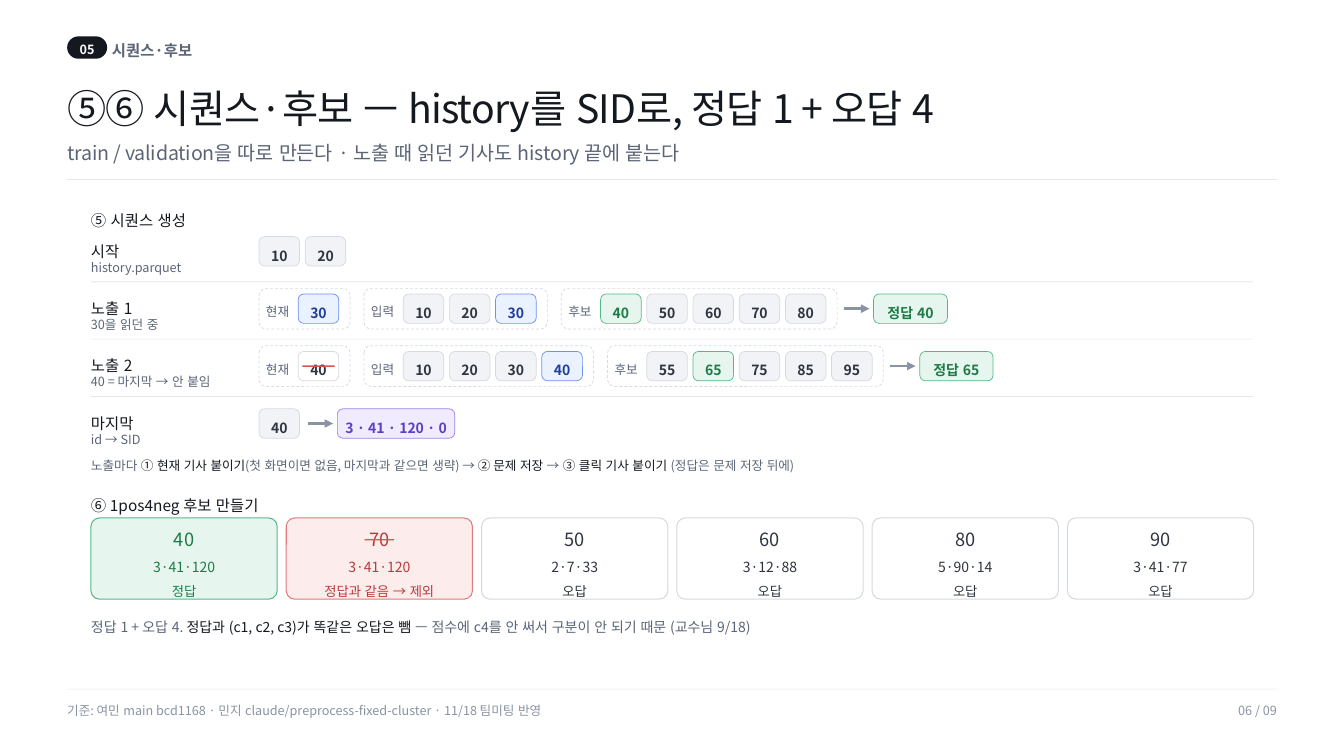
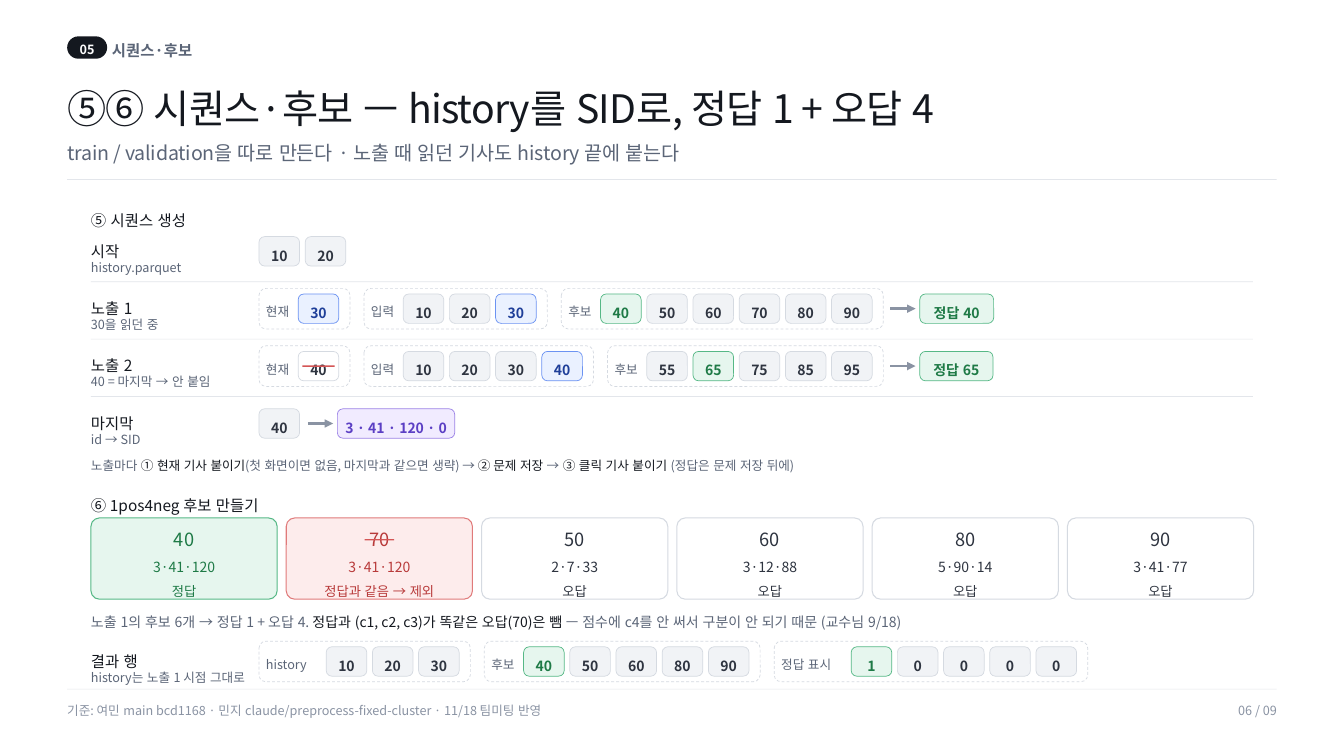
Before and after one commit to minji1217/SID_Project, a slide deck: slide 6 of reports/slides/파이프라인_전체흐름.pptx. Drawn at 1344x756 pixels with LibreOffice and Linux fonts; fonts in the diff are those of the drawing. Boxes give left, top, right and bottom in pixels: in the first picture for what was removed or moved away, otherwise in the second. Text is boxed around its words. In the diff, an @@ line names an element or a change of style, - is before the commit and + after.

```diff
--- a/reports/slides/파이프라인_전체흐름.pptx
+++ b/reports/slides/파이프라인_전체흐름.pptx
@@ rounded rectangle: place and size @@
-rounded rectangle at [562,288,838,329]
+rounded rectangle at [562,288,883,329]
@@ rounded rectangle added at [832,294,872,324], fill #F1F3F6, outline #D5DAE1 0.5 pt, 10 pt, text #2E3440, bold @@
+90
@@ rounded rectangle "정답 40": place and size @@
-rounded rectangle "정답 40" at [874,294,948,324]
+rounded rectangle "정답 40" at [920,294,993,324]
@@ freeform shape: place and size @@
-freeform shape at [845,309,870,309]
+freeform shape at [890,309,915,309]
@@ text at [91,615,901,630]: text changed @@
-정답 1 + 오답 4. 정답과 (c1, c2, c3)가 똑같은 오답은 뺌 — 점수에 c4를 안 써서 구분이 안 되기 때문 (교수님 9/18)
+노출 1의 후보 6개 → 정답 1 + 오답 4. 정답과 (c1, c2, c3)가 똑같은 오답(70)은 뺌 — 점수에 c4를 안 써서 구분이 안 되기 때문 (교수님 9/18)
@@ text added at [91,654,138,668], 11 pt, text #14181F @@
+결과 행
@@ rounded rectangle added at [259,641,471,682], outline #D5DAE1 0.5 pt dashed @@
@@ text added at [266,659,307,672], 9 pt, text #5B6577 @@
+history
@@ rounded rectangle added at [327,647,367,677], fill #F1F3F6, outline #D5DAE1 0.5 pt, 10 pt, text #2E3440, bold @@
+10
@@ rounded rectangle added at [372,647,412,677], fill #F1F3F6, outline #D5DAE1 0.5 pt, 10 pt, text #2E3440, bold @@
+20
@@ rounded rectangle added at [418,647,459,677], fill #F1F3F6, outline #D5DAE1 0.5 pt, 10 pt, text #2E3440, bold @@
+30
@@ rounded rectangle added at [485,641,761,682], outline #D5DAE1 0.5 pt dashed @@
@@ text added at [491,658,514,670], 9 pt, text #5B6577 @@
+후보
@@ rounded rectangle added at [523,647,564,677], fill #E6F6EE, outline #56B886 0.5 pt, 10 pt, text #1E7A46, bold @@
+40
@@ rounded rectangle added at [570,647,610,677], fill #F1F3F6, outline #D5DAE1 0.5 pt, 10 pt, text #2E3440, bold @@
+50
@@ rounded rectangle added at [616,647,656,677], fill #F1F3F6, outline #D5DAE1 0.5 pt, 10 pt, text #2E3440, bold @@
+60
@@ rounded rectangle added at [662,647,703,677], fill #F1F3F6, outline #D5DAE1 0.5 pt, 10 pt, text #2E3440, bold @@
+80
@@ rounded rectangle added at [709,647,749,677], fill #F1F3F6, outline #D5DAE1 0.5 pt, 10 pt, text #2E3440, bold @@
+90
@@ rounded rectangle added at [774,641,1088,682], outline #D5DAE1 0.5 pt dashed @@
@@ text added at [781,658,831,670], 9 pt, text #5B6577 @@
+정답 표시
@@ rounded rectangle added at [851,647,891,677], fill #E6F6EE, outline #56B886 0.5 pt, 10 pt, text #1E7A46, bold @@
+1
@@ rounded rectangle added at [897,647,938,677], fill #F1F3F6, outline #D5DAE1 0.5 pt, 10 pt, text #2E3440, bold @@
+0
@@ rounded rectangle added at [944,647,984,677], fill #F1F3F6, outline #D5DAE1 0.5 pt, 10 pt, text #2E3440, bold @@
+0
@@ rounded rectangle added at [990,647,1030,677], fill #F1F3F6, outline #D5DAE1 0.5 pt, 10 pt, text #2E3440, bold @@
+0
@@ rounded rectangle added at [1036,647,1077,677], fill #F1F3F6, outline #D5DAE1 0.5 pt, 10 pt, text #2E3440, bold @@
+0
@@ text added at [91,671,245,685], 9 pt, text #5B6577 @@
+history는 노출 1 시점 그대로
```
Also in this commit, not shown: 2 other files.
